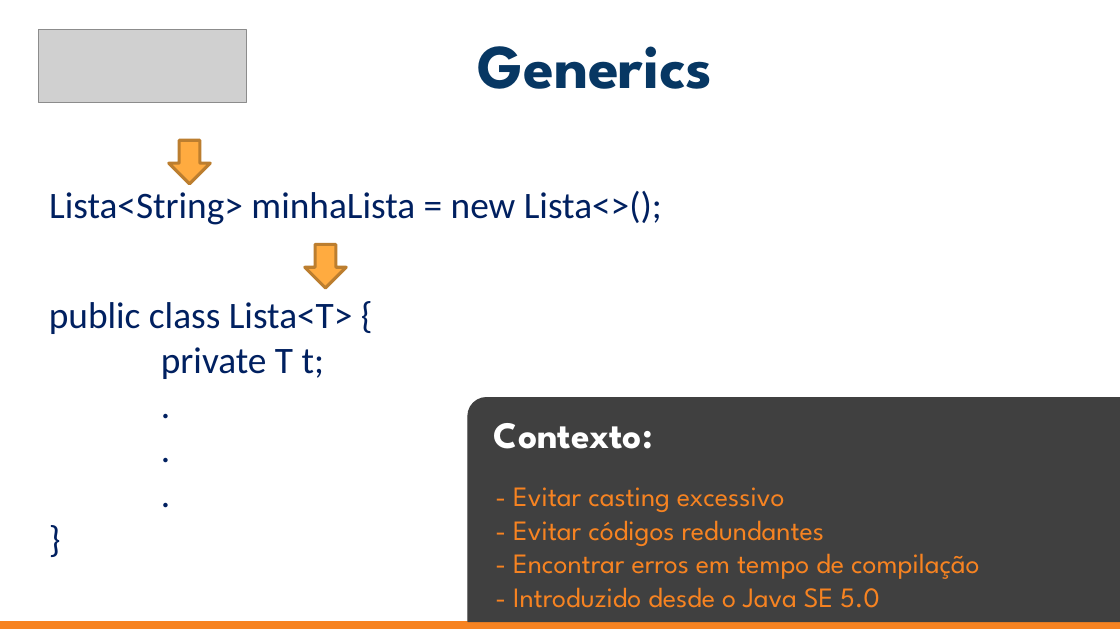
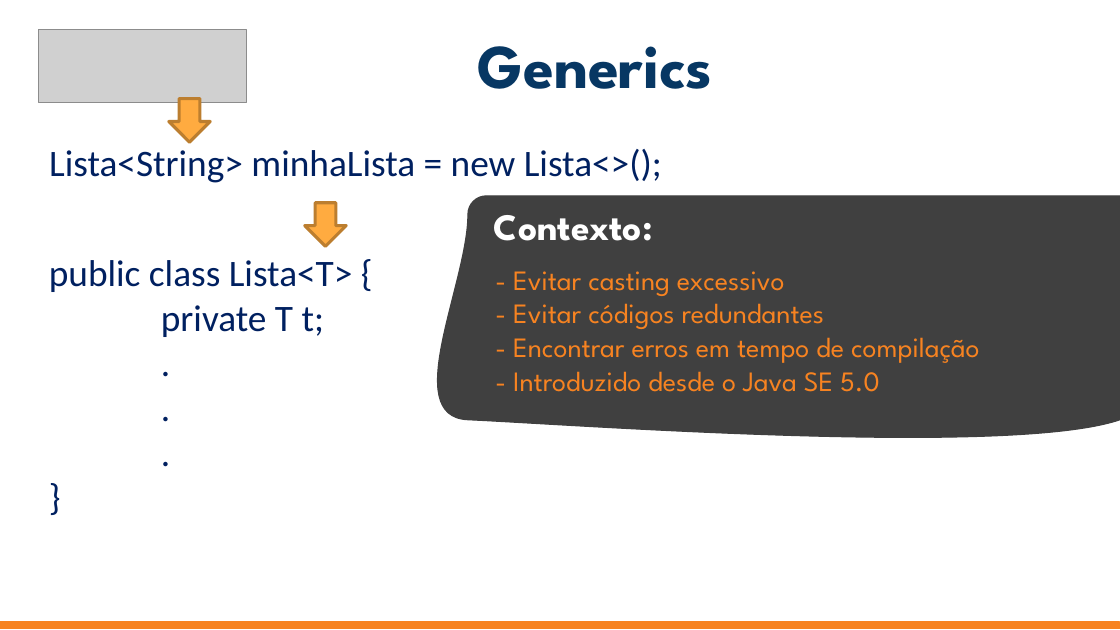
Before and after one commit to jrdutra/estruturaDeDadosJavaDio, a slide deck: slide 3 of apresentacoes/Aula1/Etapa6-GenericsEmJava/Etapa6.pptx. Drawn at 1120x630 pixels with LibreOffice and Linux fonts; fonts in the diff are those of the drawing; grey boxes stand for pictures. Boxes give left, top, right and bottom in pixels: in the first picture for what was removed or moved away, otherwise in the second. Text is boxed around its words. In the diff, an @@ line names an element or a change of style, - is before the commit and + after.

```diff
--- a/apresentacoes/Aula1/Etapa6-GenericsEmJava/Etapa6.pptx
+++ b/apresentacoes/Aula1/Etapa6-GenericsEmJava/Etapa6.pptx
@@ 2 texts, 2 down arrows: place and size @@
-2 texts, 2 down arrows at <box>49,140,662,379</box>
+2 texts, 2 down arrows at <box>49,99,662,337</box>
@@ freeform shape added at <box>438,196,1120,438</box>, fill #404040, outline #404040 0.75 pt @@
@@ text "Contexto:": place and size @@
-text "Contexto:" at <box>494,423,653,449</box>
+text "Contexto:" at <box>494,215,653,241</box>
@@ text "- Evitar casting excessivo": place and size @@
-text "- Evitar casting excessivo" at <box>513,487,980,608</box>
+text "- Evitar casting excessivo" at <box>513,271,980,392</box>
@@ round rect removed at <box>468,398,1120,622</box> @@
```
Also in this commit, not shown: 6 other slides changed, 1 slide added, 23 other files.
